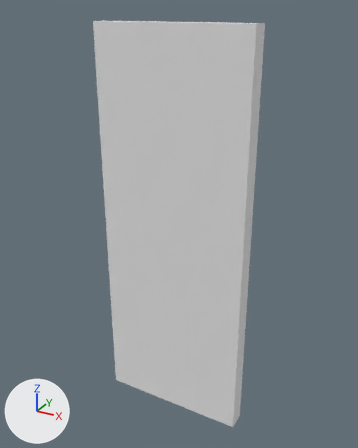
Renders of the OBJ model src/Assets/models/the_assassins/door1_left.obj from each side of a commit.
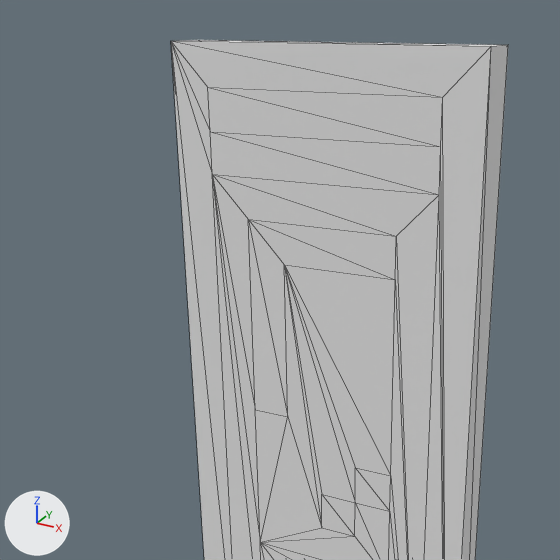
Each version is shown whole from a camera (50 mm lens) standing at (-0.45, -3.98, 2.16) and looking at (-1.6, -1.91, 1.13), then close up on the part from 2% to 81% of the width and 0% to 64% of the height. The axes (+X, +Y, +Z) are drawn at lower left. The lights are the same throughout. The close-ups show mesh edges as thin lines. Where no turn or scale is listed for an object, it has been applied to the vertices. Vertices at the same position are counted once.

In view in the first close-up: 'Untitled'.
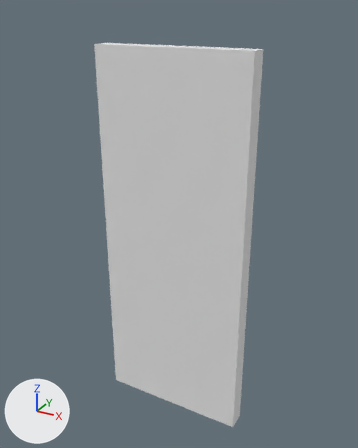
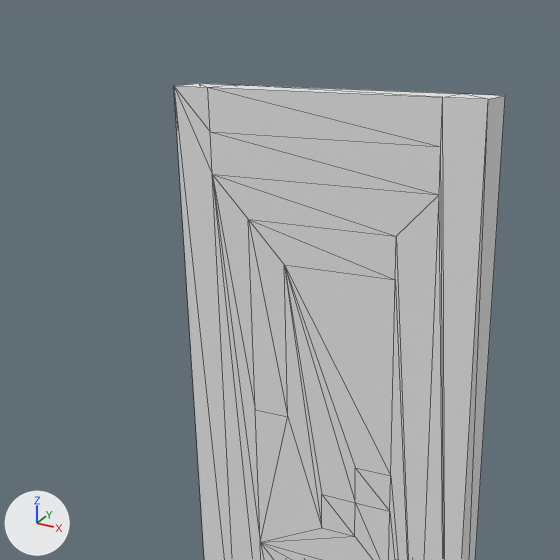
Boxes (x1, y1, x2, y2) around the edits, measured in the close-ups (560 x 560 px):
```json
{"object": "Untitled", "change": "reshaped", "before": [171, 40, 508, 560], "after": [174, 83, 505, 560]}
```

Edits to the scene script, one JSON object a line:
```json
{"block": "me_untitled", "where": "me_untitled.from_pydata(...)  # 62 vertices, 120 faces; spans x -2.0..-1.2, y -2.0..-1.9, z 0.0..2.1"}
{"block": "me_untitled", "where": "# used by ob_untitled; location = (0.0, 0.0, 0.0)"}
{"block": "me_untitled", "where": "# before: 2 (-2.0, -2.0, 2.1) at pixel (170, 40), 3 (-2.0, -1.9, 2.1) at pixel (196, 39), 6 (-1.2, -2.0, 2.1) at pixel (491, 46), 7 (-1.2, -1.9, 2.1) at pixel (508, 44)"}
{"block": "me_untitled", "change": "me_untitled part 1"}
{"op": "add", "block": "me_untitled", "code": "for i in [2, 3, 6, 7]: me_untitled.vertices[i].co += Vector((0.0, 0.0, -0.1))"}
```
